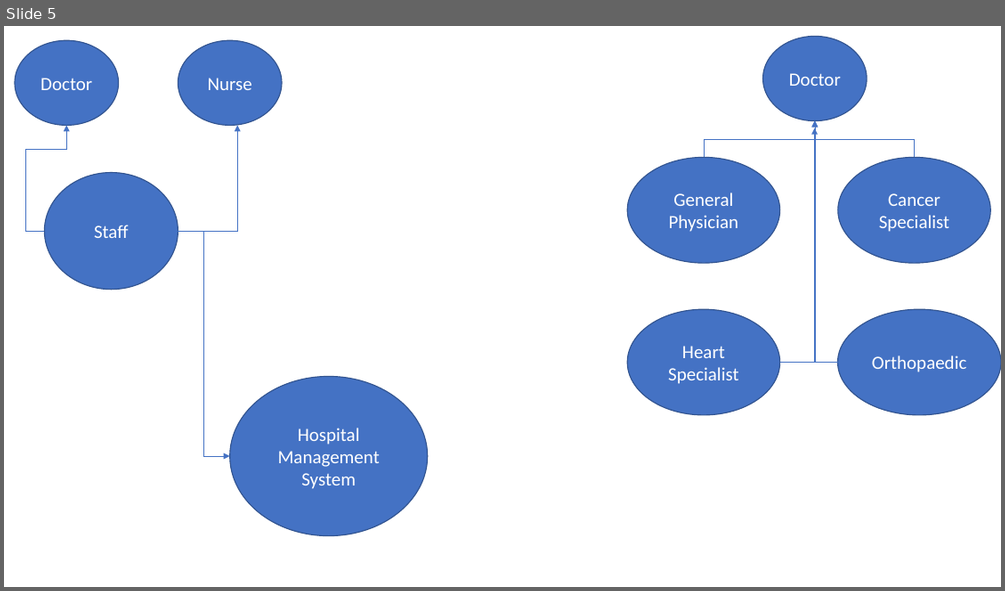
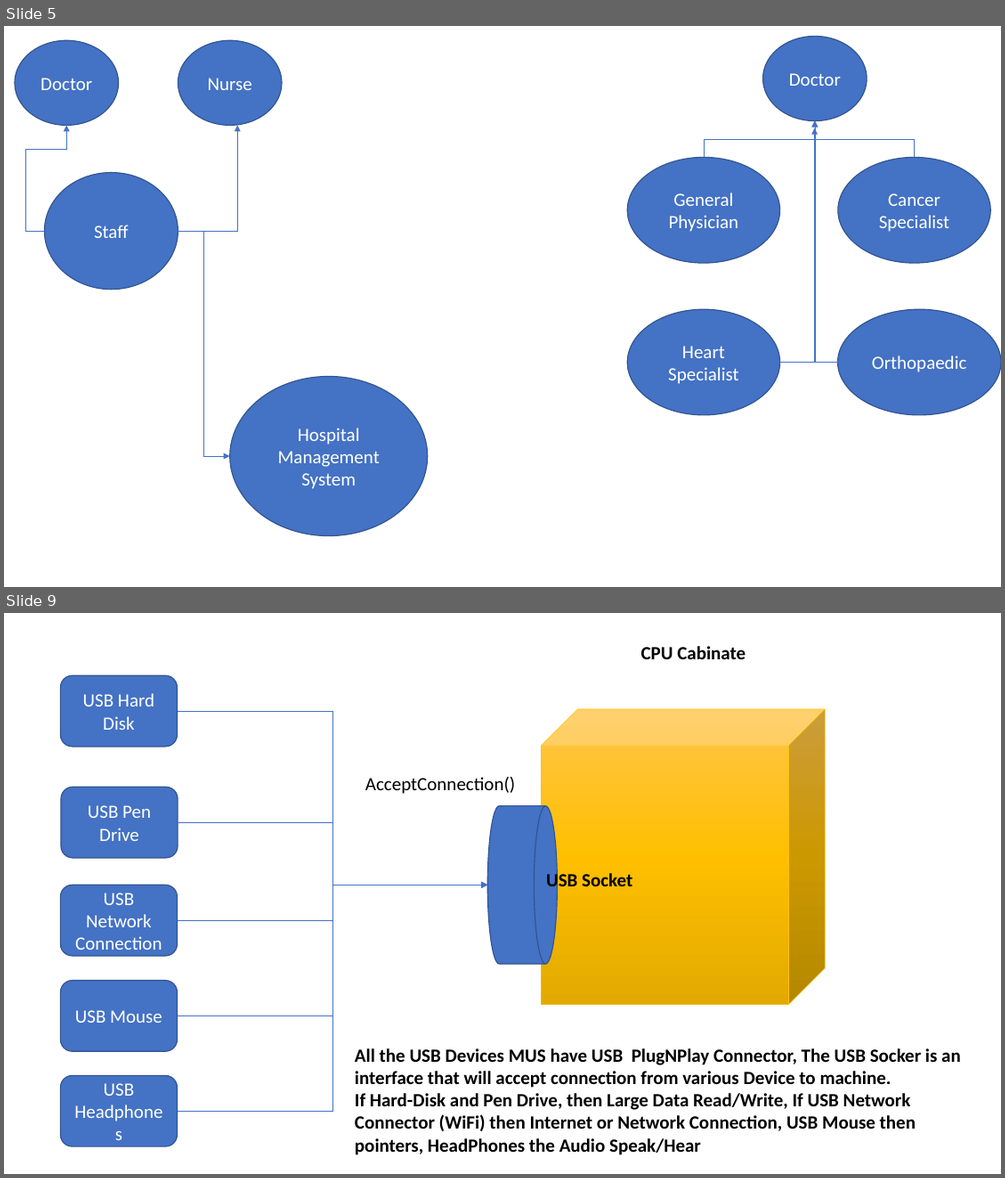
Before and after one commit to maheshsabnis/SimSept2002, a slide deck: Training_Images.pptx. Shown one above the other, each under a label of ours: slide 5 before the commit, slides 5 and 9 after it; the slides between them are not shown. The pictures are 1005x591 and 1005x1178 pixels, drawn with LibreOffice and Linux fonts; fonts in the diff are those of the drawing. Boxes give left, top, right and bottom in pixels: in the first picture for what was removed or moved away, otherwise in the second. Text is boxed around its words. In the diff, an @@ line names an element or a change of style, - is before the commit and + after.

```diff
--- a/Training_Images.pptx
+++ b/Training_Images.pptx
@@ slide 9 added at <box>4,613,1001,1174</box>, background #FFFFFF @@
@@ text added at <box>641,646,745,659</box>, 18 pt, text #000000, bold @@
+CPU Cabinate
@@ rounded rectangle added at <box>61,676,178,747</box>, fill #4472C4, outline #325491 1 pt, 18 pt, text #FFFFFF @@
+USB Hard Disk
@@ elbow arrow added from (178, 711) to (488, 885), #4472C4 0.5 pt @@
@@ cube added at <box>541,709,825,1005</box>, fill gradient #FFC64B to #FFC000 to #E3AB00, outline #FFC000 0.5 pt @@
@@ rounded rectangle added at <box>61,787,178,859</box>, fill #4472C4, outline #325491 1 pt, 18 pt, text #FFFFFF @@
+USB Pen Drive
@@ text added at <box>365,777,515,794</box>, 18 pt, text #000000 @@
+AcceptConnection()
@@ elbow arrow added from (178, 822) to (488, 885), #4472C4 0.5 pt @@
@@ cylinder added at <box>488,806,558,964</box>, fill #4472C4, outline #325491 1 pt @@
@@ text added at <box>546,870,632,892</box>, 18 pt, text #000000, bold @@
+USB Socket
@@ rounded rectangle added at <box>61,885,178,957</box>, fill #4472C4, outline #325491 1 pt, 18 pt, text #FFFFFF @@
+USB Network Connection
@@ elbow arrow added from (178, 920) to (488, 885), #4472C4 0.5 pt @@
@@ elbow arrow added from (178, 1016) to (488, 885), #4472C4 0.5 pt @@
@@ elbow arrow added from (178, 1111) to (488, 885), #4472C4 0.5 pt @@
@@ rounded rectangle added at <box>61,981,178,1051</box>, fill #4472C4, outline #325491 1 pt, 18 pt, text #FFFFFF @@
+USB Mouse
@@ text added at <box>355,1048,961,1155</box>, 18 pt, text #000000, bold @@
+All the USB Devices MUS have USB PlugNPlay Connector, The USB Socker is an interface that will accept connection from various Device to machine.
+If Hard-Disk and Pen Drive, then Large Data Read/Write, If USB Network Connector (WiFi) then Internet or Network Connection, USB Mouse then pointers, HeadPhones the Audio Speak/Hear
@@ rounded rectangle added at <box>61,1075,178,1146</box>, fill #4472C4, outline #325491 1 pt, 18 pt, text #FFFFFF @@
+USB Headphones
```
Also in this commit, not shown: 4 other slides added, 35 other files.
